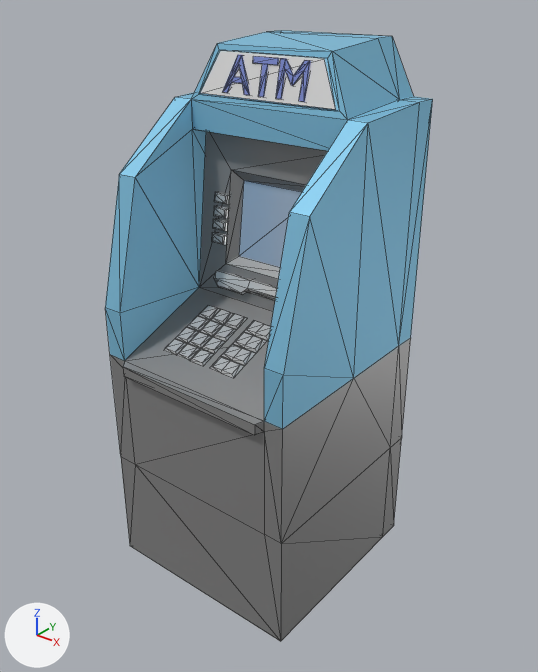
The glTF model public/3d/glb/env_12.glb, before and after one commit.
Both versions are drawn from a 50 mm lens placed at (0.518, -0.645, 0.692), pointed at (0.003, -0.002, 0.294). Arrows for +X, +Y and +Z are at lower left; the lights stay in place. The picture after the commit comes second. Mesh edges are drawn as thin lines.

The first picture shows 'atm'.
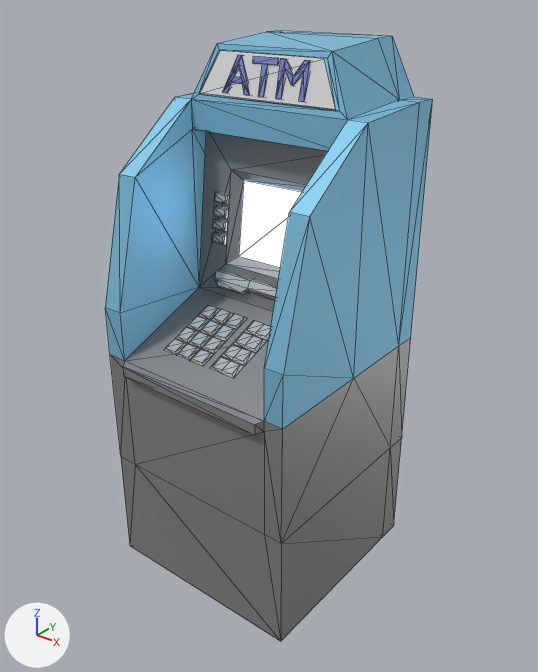
Boxes [x1, y1, x2, y2] around the edits, measured in the pictures (538 x 672 px):
'atm', surface changed (lighter)
    both: [120, 117, 308, 370]

The change, as a diff of the scene's bpy script:
```diff
--- a/public/3d/glb/env_12.glb.py
+++ b/public/3d/glb/env_12.glb.py
@@ mat_screen @@
 mat_screen.roughness = 0.229
+mat_screen.emission_strength = 2.317
```
